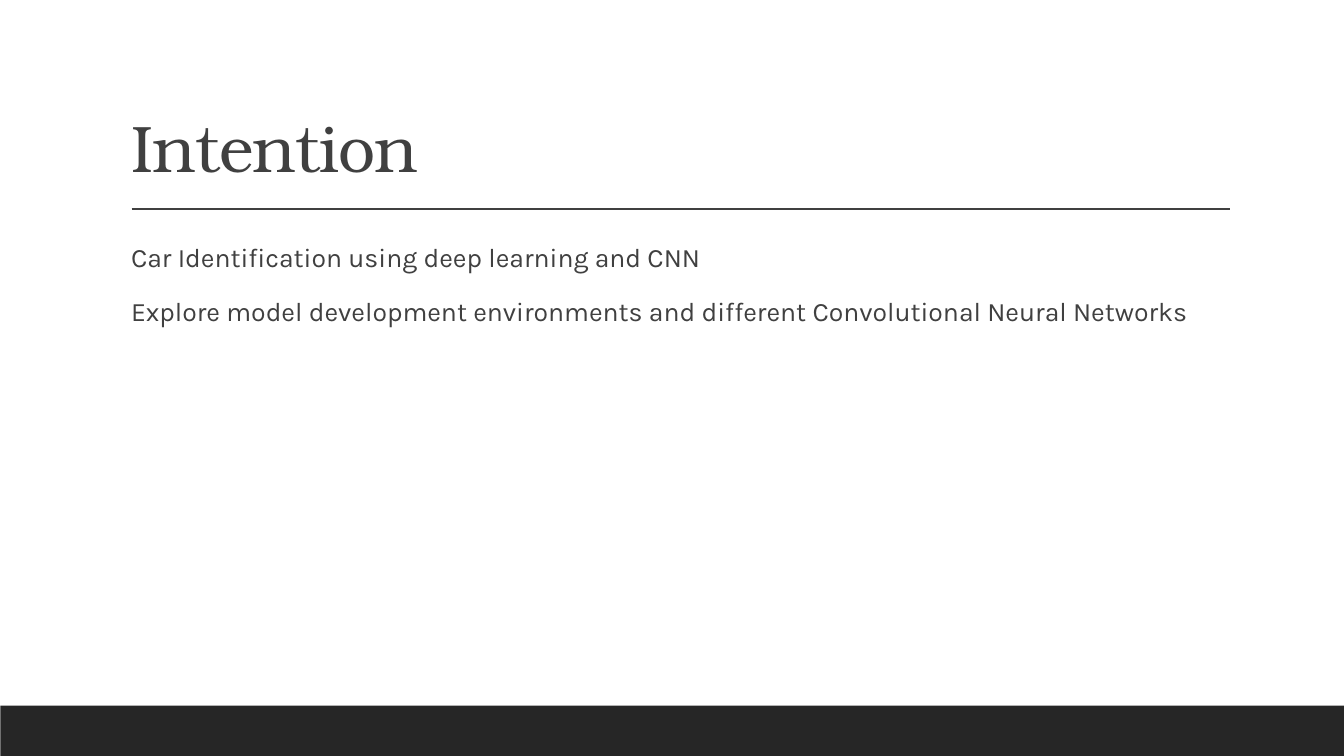
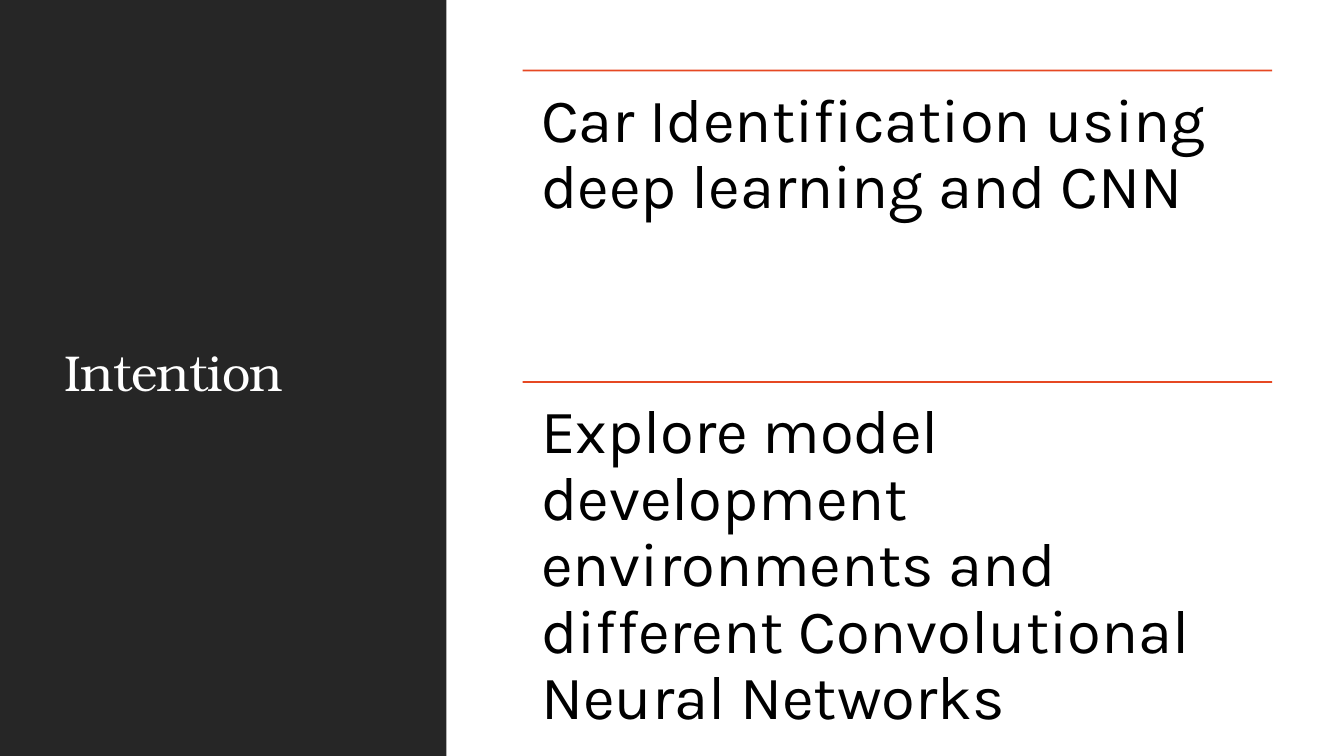
Before and after one commit to sakibsadmanshajib/Car-Classification-using-Deep-Learning, a slide deck: slide 2 of presentation/Car-Classification.pptx. Drawn at 1344x756 pixels with LibreOffice and Linux fonts; fonts in the diff are those of the drawing. Boxes give left, top, right and bottom in pixels: in the first picture for what was removed or moved away, otherwise in the second. Text is boxed around its words. In the diff, an @@ line names an element or a change of style, - is before the commit and + after.

```diff
--- a/presentation/Car-Classification.pptx
+++ b/presentation/Car-Classification.pptx
@@ rectangle added at [0, 0, 447, 756], fill #262626 @@
@@ rectangle added at [1, 0, 1344, 756], fill #FFFFFF @@
@@ title "Intention": place and size @@
-title "Intention" at [131, 126, 418, 173]
+title "Intention" at [64, 356, 283, 392]
@@ title "Intention" at [64, 356, 283, 392]: size 47 to 36 pt, text colour #404040 to #FFFFFF; vertical alignment bottom to middle @@
@@ line added from (523, 71) to (1272, 71), #E64823 1.25 pt @@
@@ text added at [541, 99, 1206, 223], 44 pt, text #000000 @@
+Car Identification using deep learning and CNN
@@ line removed from (132, 210) to (1231, 210) @@
@@ text at [131, 248, 700, 274]: paragraph removed @@
-  Car Identification using deep learning and CNN
@@ text "Explore model development environments and ...": place and size @@
-text "Explore model development environments and ..." at [131, 248, 1187, 328]
+text "Explore model development environments and ..." at [541, 411, 1189, 720]
@@ text "Explore model development environments and ..." at [541, 411, 1189, 720]: size 19 to 44 pt, text colour #404040 to #000000; bullet   to none; line spacing 1.1 to 0.9; more space between paragraphs @@
@@ line added from (523, 382) to (1272, 382), #E64823 1.25 pt @@
```
Also in this commit, not shown: 7 other slides changed, 3 slides added, 1 slide removed, 3 other files.
